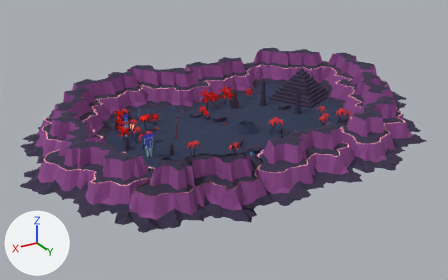
A saved change to the glTF model static/models/gltf/map.glb.
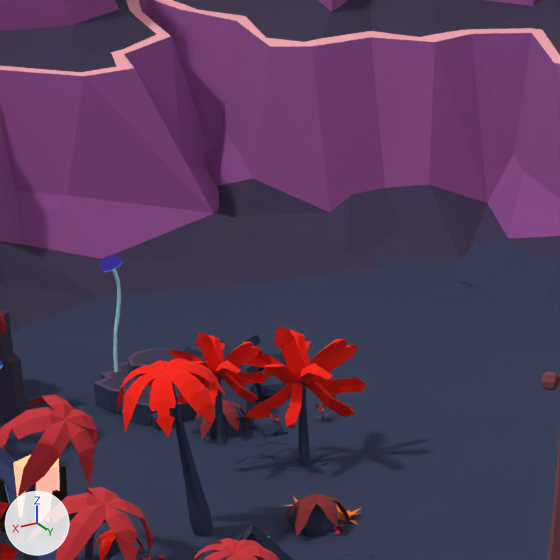
The first picture shows the older version from a camera (50 mm lens) standing at (193.0, 299.0, 139.0) and looking at (16.0, 5.0, -8.0). The close-ups show both versions on the part from 29% to 39% of the width and 30% to 47% of the height of that picture; other places that the commit changed are outside them. The axes (+X, +Y, +Z) are drawn at lower left. The lights are the same throughout. Where no turn or scale is listed for an object, it has been applied to the vertices.

Names of what the first close-up shows: 'crater-big', 'mountains (2)', 'mountains (4)', 'palm (1)', 'palm-big (1)', 'palm-big (2)', 'palm-round (1)', 'palm-round (3)', 'rock-terrasse (1)', 'scifi-teleport', 'scifi-tree-mushroom-small', 'stone-flat (1)', 'terrain-plane-plain (43)'.
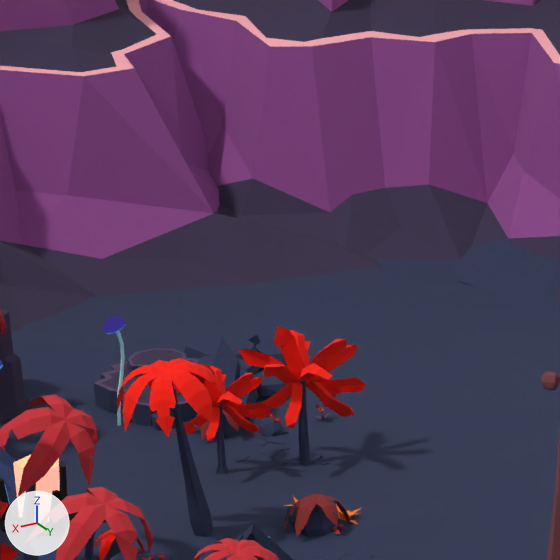
The edits, one by one:
Object 'scifi-tree-mushroom-small' (ob_scifi_tree_mushroom_small) moves from (54.17, -32.78, 2.32) to (54.17, -32.78, -1.1).
Object 'palm-round (1)' (ob_palm_round__1) moves from (52.52, -23.7, 1.02) to (52.52, -23.7, -0.68).

Pixel boxes (x1, y1, x2, y2) of what changed, in the close-ups (560 x 560 px):
'palm-round (1)', moved: before (170, 332, 267, 446); after (173, 363, 269, 475)
'scifi-tree-mushroom-small', moved: before (99, 254, 123, 372); after (103, 316, 126, 426)
